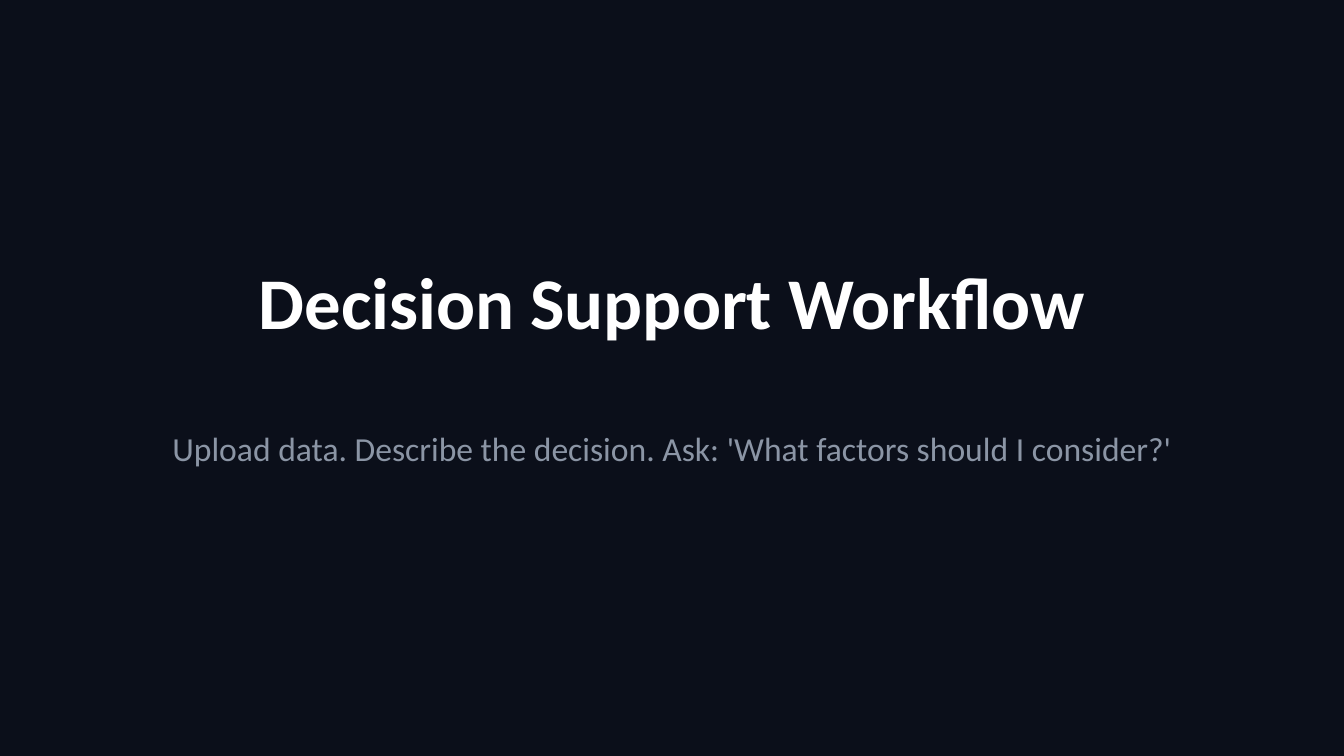
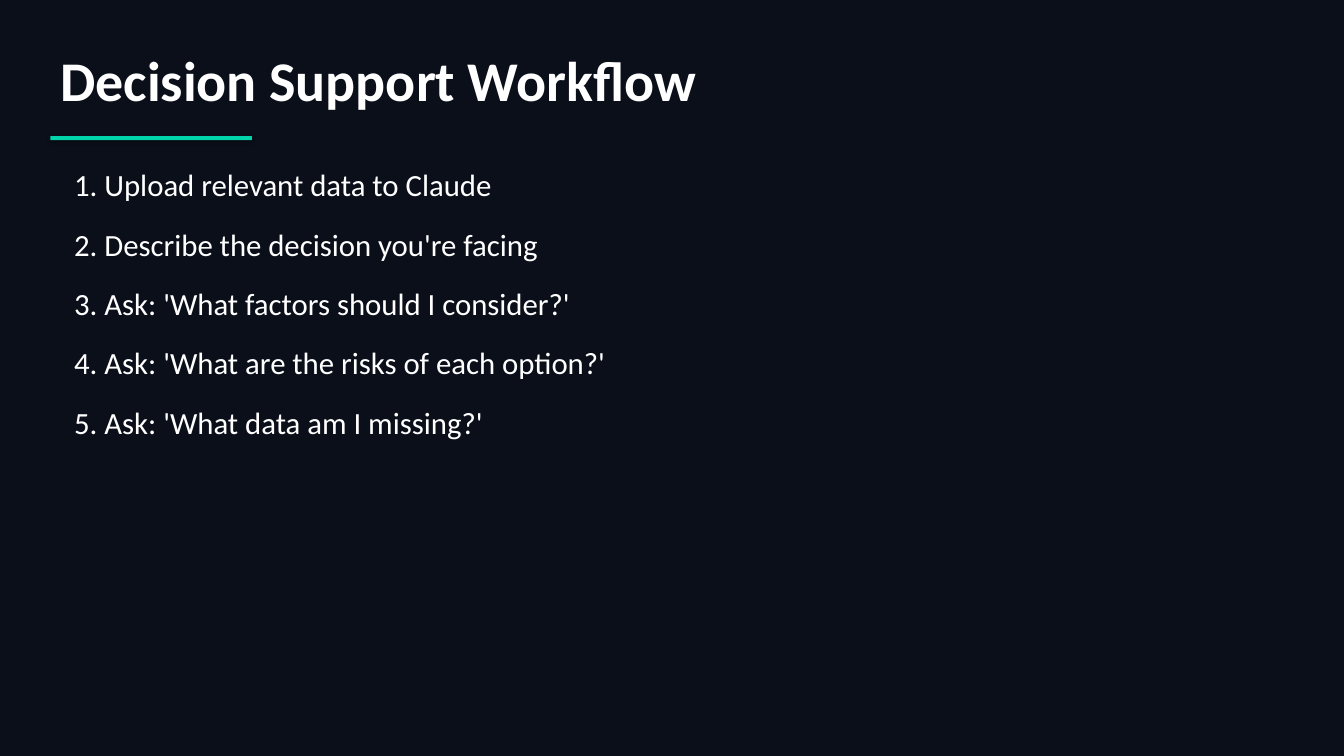
Before and after one commit to scottrhay/AIA-ClaudeCopilot, a slide deck: slide 29 of slides/B2_AI_Analytics_Business.pptx (slide 37 before the commit). Drawn at 1344x756 pixels with LibreOffice and Linux fonts; fonts in the diff are those of the drawing. Boxes give left, top, right and bottom in pixels: in the first picture for what was removed or moved away, otherwise in the second. Text is boxed around its words. In the diff, an @@ line names an element or a change of style, - is before the commit and + after.

```diff
--- a/slides/B2_AI_Analytics_Business.pptx
+++ b/slides/B2_AI_Analytics_Business.pptx
@@ text "Decision Support Workflow": place and size @@
-text "Decision Support Workflow" at box(259, 278, 1085, 341)
+text "Decision Support Workflow" at box(60, 61, 696, 110)
@@ text "Decision Support Workflow" at box(60, 61, 696, 110): size 52 to 40 pt; alignment centre to left @@
@@ rectangle added at box(50, 136, 252, 140), fill #00D4AA @@
@@ text at box(74, 174, 605, 440): text changed; size 24 to 22 pt; text colour #8B95A5 to #FFFFFF @@
-Upload data. Describe the decision. Ask: 'What factors should I consider?'
+1. Upload relevant data to Claude
+2. Describe the decision you're facing
+3. Ask: 'What factors should I consider?'
+4. Ask: 'What are the risks of each option?'
+5. Ask: 'What data am I missing?'
```
Also in this commit, not shown: 15 other slides changed, 16 slides added, 29 slides removed, 50 other files.
